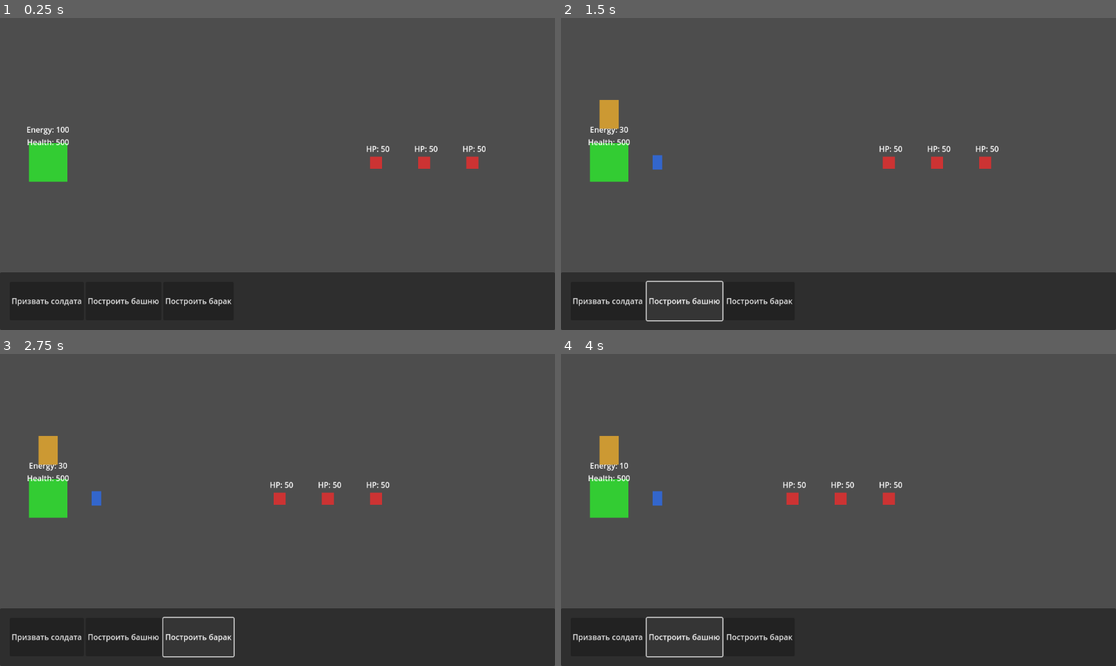
Above: before the commit, frames 1-4 (two rows, left to right).
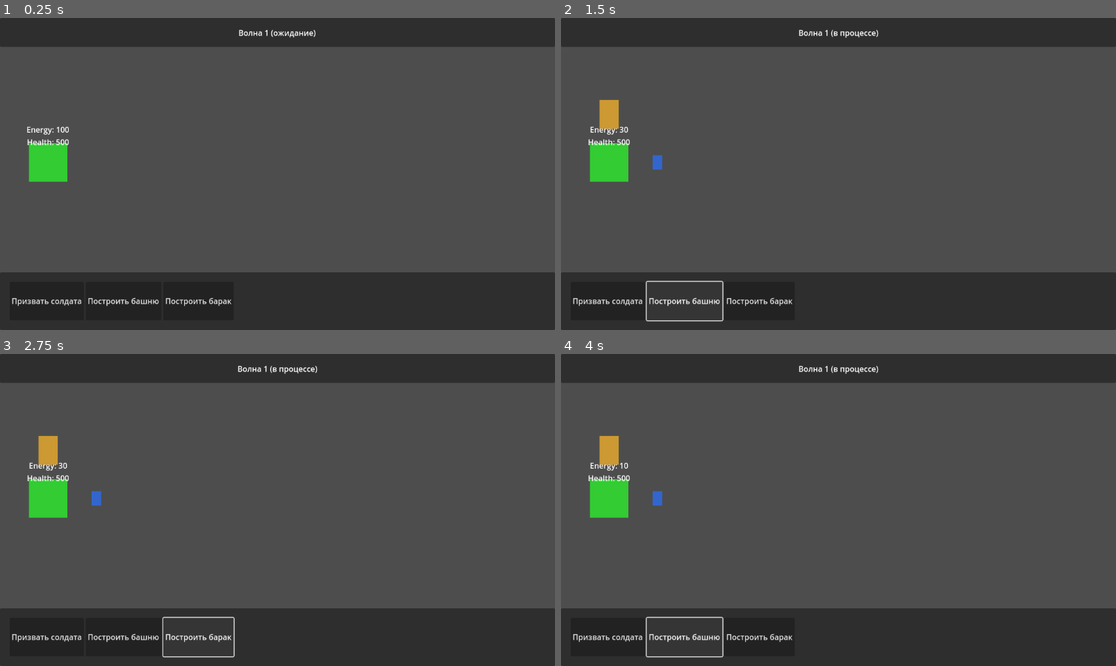
Above: after the commit, the same moments.

Repository: Incube700/Terrion
Game: Godot game, scene res://main.tscn
Two runs of this game, one before a commit and one after it. Both use one fixed random seed, a clock stepped at 60 frames per second and the inputs below.
Inputs:
- Up to frame 1 (0.25 s): no input
- Up to frame 2 (1.5 s): click "Призвать солдата" at 0.5 s; click "Построить башню" at 1.25 s
- Up to frame 3 (2.75 s): click "Построить барак" at 2 s
- Up to frame 4 (4 s): click "Призвать солдата" at 2.75 s; click "Построить башню" at 3.5 s

The runs differ from the first frame. In frame 1, 9.5% of the frame differs, in the area x 0-100%, y 0-49%; in frame 2, 9.5%; in frame 3, 9.5%; in frame 4, 9.5%.

Commit message:
Шаг 1: Добавлен EnemySpawner с волнами врагов и индикатор волны в HUD

Diff:
--- a/main.tscn
+++ b/main.tscn
@@ -1,8 +1,9 @@
-[gd_scene load_steps=5 format=3 uid="uid://dwnk524mau2kn"]
+[gd_scene load_steps=6 format=3 uid="uid://dwnk524mau2kn"]
 
 [ext_resource type="Script" uid="uid://c28a75qodghsl" path="res://scripts/main.gd" id="1_0k4m2"]
 [ext_resource type="Script" uid="uid://c2wo5tgkj3i5a" path="res://scripts/core.gd" id="2_1k4m3"]
 [ext_resource type="Script" uid="uid://d4nxcav1hmq7j" path="res://scripts/hud.gd" id="3_2k4m4"]
+[ext_resource type="PackedScene" uid="uid://f1x2y6m7n8p9q" path="res://scenes/spawners/enemy_spawner.tscn" id="4_spawner"]
 
 [sub_resource type="RectangleShape2D" id="RectangleShape2D_1"]
 size = Vector2(80, 80)
@@ -36,6 +37,27 @@
 
 [node name="HUD" type="CanvasLayer" parent="."]
 script = ExtResource("3_2k4m4")
+
+[node name="TopPanel" type="Panel" parent="HUD"]
+anchors_preset = 10
+anchor_right = 1.0
+offset_bottom = 60.0
+grow_horizontal = 2
+
+[node name="WaveLabel" type="Label" parent="HUD/TopPanel"]
+layout_mode = 1
+anchors_preset = 15
+anchor_right = 1.0
+anchor_bottom = 1.0
+offset_left = 20.0
+offset_top = 20.0
+offset_right = -20.0
+offset_bottom = -20.0
+grow_horizontal = 2
+grow_vertical = 2
+text = "Волна 1 (ожидание)"
+horizontal_alignment = 1
+vertical_alignment = 1
 
 [node name="BottomPanel" type="Panel" parent="HUD"]
 anchors_preset = 12
@@ -78,3 +100,5 @@
 [node name="BuildingsContainer" type="Node2D" parent="."]
 
 [node name="EnemiesContainer" type="Node2D" parent="."]
+
+[node name="EnemySpawner" parent="." instance=ExtResource("4_spawner")]
--- /dev/null
+++ b/scenes/spawners/enemy_spawner.tscn
@@ -0,0 +1,25 @@
+[gd_scene load_steps=2 format=3 uid="uid://f1x2y6m7n8p9q"]
+
+[ext_resource type="Script" path="res://scripts/spawners/enemy_spawner.gd" id="1_spawner"]
+
+[node name="EnemySpawner" type="Node2D"]
+script = ExtResource("1_spawner")
+
+[node name="SpawnTimer" type="Timer" parent="."]
+wait_time = 3.0
+autostart = true
+
+[node name="WaveTimer" type="Timer" parent="."]
+wait_time = 10.0
+autostart = true
+
+[node name="SpawnPoints" type="Node2D" parent="."]
+
+[node name="SpawnPoint1" type="Marker2D" parent="SpawnPoints"]
+position = Vector2(1200, 200)
+
+[node name="SpawnPoint2" type="Marker2D" parent="SpawnPoints"]
+position = Vector2(1200, 400)
+
+[node name="SpawnPoint3" type="Marker2D" parent="SpawnPoints"]
+position = Vector2(1200, 600)
--- a/scripts/enemy.gd
+++ b/scripts/enemy.gd
@@ -57,3 +57,16 @@
 
 func update_health_display():
 	health_label.text = "HP: " + str(health)
+
+# Новый метод для установки улучшенных характеристик
+func set_enhanced_stats(health_boost: int, damage_boost: int):
+	health += health_boost
+	max_health += health_boost
+	attack_damage += damage_boost
+	update_health_display()
+
+	# Изменяем цвет в зависимости от силы врага
+	var sprite = get_node("EnemySprite")
+	if sprite:
+		var intensity = 0.5 + (health_boost / 100.0) * 0.5  # От 0.5 до 1.0
+		sprite.color = Color(0.8 * intensity, 0.2, 0.2, 1)
--- a/scripts/hud.gd
+++ b/scripts/hud.gd
@@ -11,12 +11,20 @@
 @onready var summon_soldier_btn = $BottomPanel/HBoxContainer/SummonSoldierBtn
 @onready var build_tower_btn = $BottomPanel/HBoxContainer/BuildTowerBtn
 @onready var build_barracks_btn = $BottomPanel/HBoxContainer/BuildBarracksBtn
+@onready var wave_label = $TopPanel/WaveLabel
 
 func _ready():
 	# Подключаем сигналы кнопок
 	summon_soldier_btn.pressed.connect(_on_summon_soldier_pressed)
 	build_tower_btn.pressed.connect(_on_build_tower_pressed)
 	build_barracks_btn.pressed.connect(_on_build_barracks_pressed)
+
+	# Обновляем индикатор волны каждую секунду
+	var timer = Timer.new()
+	timer.wait_time = 1.0
+	timer.timeout.connect(_update_wave_display)
+	add_child(timer)
+	timer.start()
 
 func _on_summon_soldier_pressed():
 	summon_soldier_requested.emit()
@@ -26,3 +34,18 @@
 
 func _on_build_barracks_pressed():
 	build_barracks_requested.emit()
+
+func _update_wave_display():
+	# Получаем информацию о текущей волне
+	var spawner = get_tree().get_first_node_in_group("enemy_spawner")
+	if spawner and spawner.has_method("get_current_wave"):
+		var current_wave = spawner.get_current_wave()
+		var wave_in_progress = spawner.is_wave_in_progress()
+
+		var status = "Волна " + str(current_wave)
+		if wave_in_progress:
+			status += " (в процессе)"
+		else:
+			status += " (ожидание)"
+
+		wave_label.text = status
--- a/scripts/main.gd
+++ b/scripts/main.gd
@@ -29,8 +29,8 @@
 	hud.build_tower_requested.connect(_on_build_tower)
 	hud.build_barracks_requested.connect(_on_build_barracks)
 
-	# Создаем несколько врагов для тестирования
-	_create_test_enemies()
+	# Враги теперь создаются через EnemySpawner
+	print("Игра TERRION запущена! Защищайте ядро от волн врагов!")
 
 func _on_summon_soldier():
 	if core.energy >= SOLDIER_COST:
@@ -55,10 +55,3 @@
 		barracks.position = core.position + Vector2(-100, 0)
 		buildings_container.add_child(barracks)
 		print("Барак построен!")
-
-func _create_test_enemies():
-	# Создаем несколько врагов для тестирования
-	for i in range(3):
-		var enemy = preload("res://scenes/enemy.tscn").instantiate()
-		enemy.position = Vector2(800 + i * 100, 300)
-		enemies_container.add_child(enemy)
--- /dev/null
+++ b/scripts/spawners/enemy_spawner.gd
@@ -0,0 +1,99 @@
+extends Node2D
+
+# Скрипт спавнера врагов - создает волны врагов
+class_name EnemySpawner
+
+@onready var spawn_timer = $SpawnTimer
+@onready var wave_timer = $WaveTimer
+@onready var spawn_points = $SpawnPoints
+
+# Параметры волн
+var current_wave: int = 1
+var enemies_per_wave: int = 3
+var enemies_spawned: int = 0
+var wave_in_progress: bool = false
+
+# Ссылка на контейнер врагов
+var enemies_container: Node2D
+
+# Префаб врага
+var enemy_scene = preload("res://scenes/enemy.tscn")
+
+func _ready():
+	# Добавляем в группу для связи с HUD
+	add_to_group("enemy_spawner")
+
+	# Подключаем сигналы таймеров
+	spawn_timer.timeout.connect(_on_spawn_timer_timeout)
+	wave_timer.timeout.connect(_on_wave_timer_timeout)
+
+	# Получаем ссылку на контейнер врагов
+	var main = get_tree().get_first_node_in_group("main")
+	if main:
+		enemies_container = main.get_node("EnemiesContainer")
+
+	# Начинаем первую волну
+	start_wave()
+
+func start_wave():
+	wave_in_progress = true
+	enemies_spawned = 0
+	print("Волна ", current_wave, " началась!")
+
+	# Настраиваем количество врагов в зависимости от волны
+	enemies_per_wave = 3 + (current_wave - 1) * 2
+
+	# Запускаем спавн врагов
+	spawn_timer.start()
+
+func _on_spawn_timer_timeout():
+	if enemies_spawned < enemies_per_wave:
+		spawn_enemy()
+		enemies_spawned += 1
+
+		# Если это не последний враг в волне, продолжаем спавн
+		if enemies_spawned < enemies_per_wave:
+			spawn_timer.start()
+		else:
+			# Волна завершена
+			wave_in_progress = false
+			print("Волна ", current_wave, " завершена!")
+
+			# Ждем перед следующей волной
+			wave_timer.start()
+
+func _on_wave_timer_timeout():
+	# Начинаем следующую волну
+	current_wave += 1
+	start_wave()
+
+func spawn_enemy():
+	if not enemies_container:
+		return
+
+	# Выбираем случайную точку спавна
+	var spawn_points_array = spawn_points.get_children()
+	if spawn_points_array.size() == 0:
+		return
+
+	var random_spawn_point = spawn_points_array[randi() % spawn_points_array.size()]
+
+	# Создаем врага
+	var enemy = enemy_scene.instantiate()
+	enemy.position = random_spawn_point.global_position
+
+	# Увеличиваем характеристики врага с каждой волной
+	var health_boost = (current_wave - 1) * 10
+	var damage_boost = (current_wave - 1) * 2
+
+	if enemy.has_method("set_enhanced_stats"):
+		enemy.set_enhanced_stats(health_boost, damage_boost)
+
+	enemies_container.add_child(enemy)
+	print("Враг создан в волне ", current_wave, "! HP: ", enemy.health + health_boost)
+
+func get_current_wave() -> int:
+	return current_wave
+
+func is_wave_in_progress() -> bool:
+	return wave_in_progress
Not shown, changed: .gitignore
Not shown, changed: README.md
